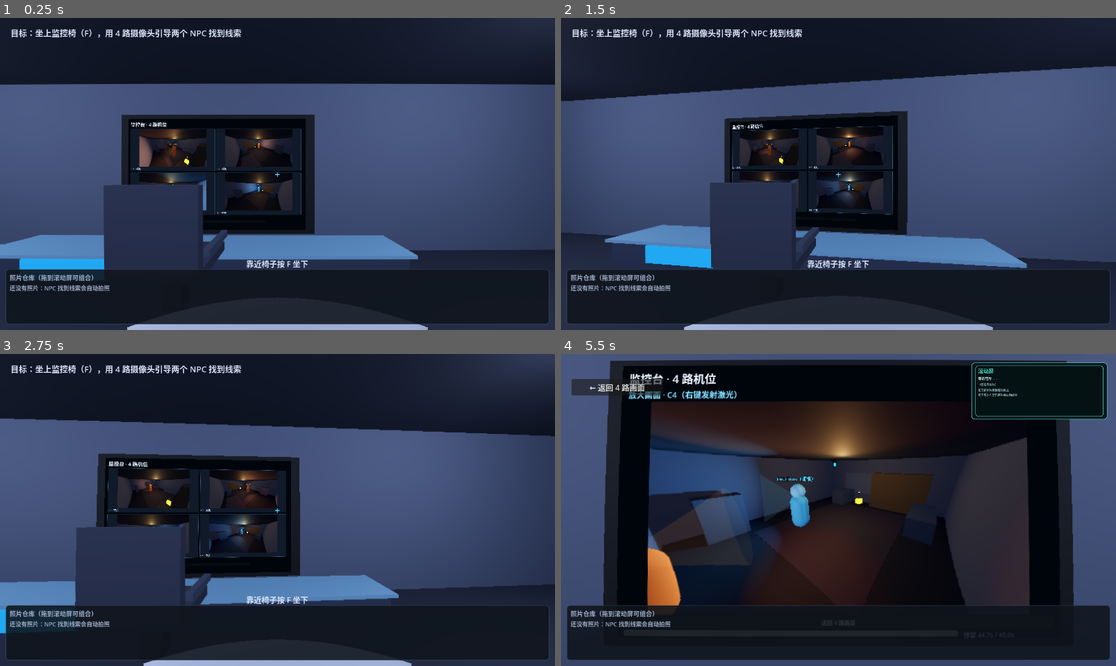
Above: before the commit, frames 1-4 (two rows, left to right).
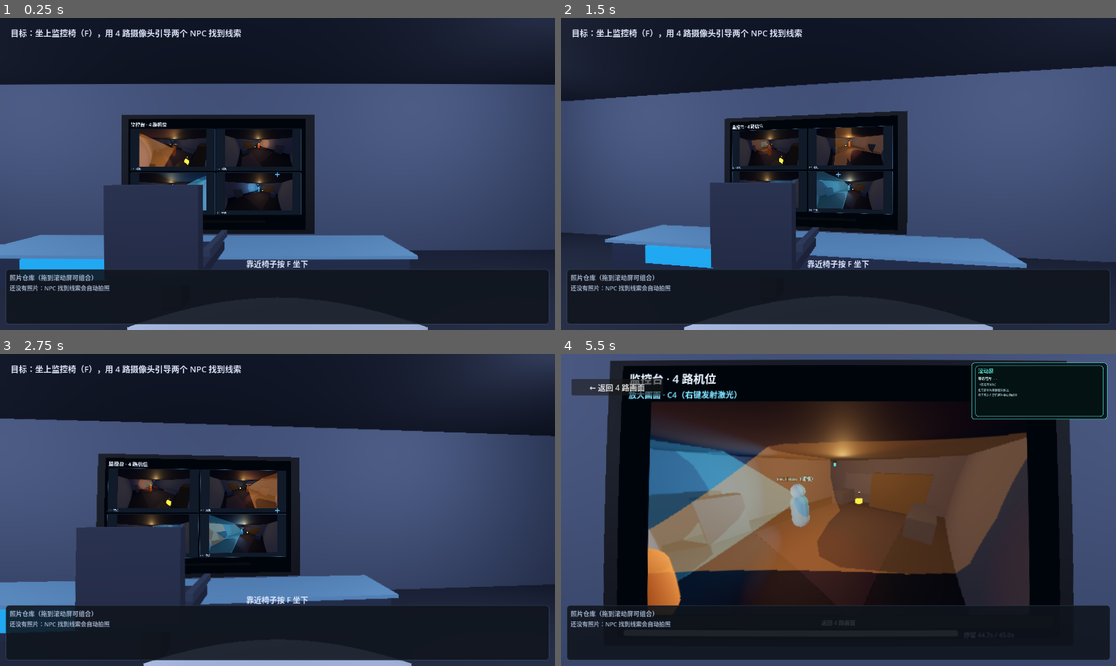
Above: after the commit, the same moments.

Repository: RequieMa/dual-faced-world
Game: Godot game, scene res://scenes/main.tscn
Two runs of this game, one before a commit and one after it. Both use one fixed random seed, a clock stepped at 60 frames per second and the inputs below.
Inputs (mouse positions are in pixels of both pictures, inside the frame that each line leads up to):
- Up to frame 1 (0.25 s): no input
- Up to frame 2 (1.5 s): tap Enter at 0.5 s; move the mouse to (866, 174) at 0.52 s; hold Up from 0.53 s (still down); tap 1 at 0.6 s; click (866, 174) at 0.67 s; tap Space at 0.77 s; move the mouse to (810, 174) at 1.27 s; tap 2 at 1.35 s
- Up to frame 3 (2.75 s): keep holding Up; tap Space at 1.52 s; move the mouse to (288, 503) at 2.02 s; tap 3 at 2.1 s
- Up to frame 4 (5.5 s): move the mouse to (832, 516) at 2.77 s; tap 4 at 2.85 s; click (832, 516) at 2.92 s; tap Space at 3.02, 3.5, 3.77, 4.52 s; move the mouse to (877, 513) at 3.52 s; tap 0 at 3.6 s; move the mouse to (794, 506) at 4.27 s; tap F at 4.35 s; move the mouse to (866, 510) at 5.02 s; release Up at 5.03 s; hold Down from 5.03 s (still down); tap G at 5.1 s; click (866, 510) at 5.17 s

The runs differ from the first frame. In frame 1, 0.6% of the frame differs, in the area x 25-49%, y 36-62%; in frame 2, 1.3%; in frame 3, 1.1%; in frame 4, 26%, in the area x 15-84%, y 25-73%.

Commit message:
fix: 激光射线、视锥显示与 NPC 响应判定

Diff:
--- a/scripts/room_demo/npc_actor.gd
+++ b/scripts/room_demo/npc_actor.gd
@@ -140,16 +140,74 @@
 
 ## 收到玩家激光/截图信号。超出范围或仍在“忽略期”返回 false。
 func receive_signal(point: Vector3, now: float = -1.0) -> bool:
+	if global_position.distance_to(point) > signal_range:
+		return false
+	return _accept_signal(point, now)
+
+
+## 激光射线与视锥相交才响应；不能只按落点距离判断。
+func receive_laser(ray_origin: Vector3, ray_end: Vector3, now: float = -1.0) -> bool:
+	if not _ray_intersects_vision_cone(ray_origin, ray_end):
+		return false
+	return _accept_signal(ray_end, now)
+
+
+func _accept_signal(point: Vector3, now: float) -> bool:
 	var at := _now if now < 0.0 else now
 	if at < _ignore_until:
-		return false
-	if global_position.distance_to(point) > signal_range:
 		return false
 	_target = Vector3(point.x, global_position.y, point.z)
 	_signal_active = true
 	_seeking_clue_id = ""
 	_set_state(STATE_SEEK)
 	return true
+
+
+## 有限线段与有限视锥（顶点在眼睛、轴为视向、半角 vision_half_angle）求交。
+func _ray_intersects_vision_cone(ray_origin: Vector3, ray_end: Vector3) -> bool:
+	var apex := _vision_origin()
+	var axis := _vision_forward()
+	if axis.length_squared() < 0.0001:
+		return false
+	var height := _vision_length
+	if height <= 0.01:
+		height = vision_range
+	var k := tan(deg_to_rad(vision_half_angle))
+
+	var v := ray_origin - apex
+	var w := ray_end - ray_origin
+	var dv := w.dot(axis)
+	var c := v.dot(axis)
+	var v_perp := v - axis * c
+	var w_perp := w - axis * dv
+	var a := w_perp.length_squared() - k * k * dv * dv
+	var b := 2.0 * (v_perp.dot(w_perp) - k * k * c * dv)
+	var d := v_perp.length_squared() - k * k * c * c
+
+	if _point_in_vision_cone(ray_origin, apex, axis, height, k) 			or _point_in_vision_cone(ray_end, apex, axis, height, k):
+		return true
+	if absf(a) < 0.00001:
+		if absf(b) < 0.00001:
+			return false
+		var t := -d / b
+		return t >= 0.0 and t <= 1.0 and _point_in_vision_cone(ray_origin + w * t, apex, axis, height, k)
+	var disc := b * b - 4.0 * a * d
+	if disc < 0.0:
+		return false
+	var root := sqrt(disc)
+	for t in [(-b - root) / (2.0 * a), (-b + root) / (2.0 * a)]:
+		if t >= 0.0 and t <= 1.0 and _point_in_vision_cone(ray_origin + w * t, apex, axis, height, k):
+			return true
+	return false
+
+
+func _point_in_vision_cone(point: Vector3, apex: Vector3, axis: Vector3,
+		height: float, k: float) -> bool:
+	var offset := point - apex
+	var axial := offset.dot(axis)
+	if axial < 0.0 or axial > height:
+		return false
+	return (offset - axis * axial).length() <= k * axial
 
 
 ## 目标点是否在视锥内，且到目标点的射线不被墙/家具挡住。
@@ -472,7 +530,7 @@
 	_cone_visual.cast_shadow = GeometryInstance3D.SHADOW_CASTING_SETTING_OFF
 	var cone_material := StandardMaterial3D.new()
 	cone_material.transparency = BaseMaterial3D.TRANSPARENCY_ALPHA
-	cone_material.albedo_color = Color(body_color.r, body_color.g, body_color.b, 0.05)
+	cone_material.albedo_color = Color(body_color.r, body_color.g, body_color.b, 0.2)
 	cone_material.shading_mode = BaseMaterial3D.SHADING_MODE_UNSHADED
 	cone_material.cull_mode = BaseMaterial3D.CULL_DISABLED
 	_cone_visual.material_override = cone_material
@@ -492,7 +550,8 @@
 		cone_mesh.bottom_radius = tan(deg_to_rad(vision_half_angle))
 		cone_mesh.top_radius = 0.02
 	if _cone_visual != null:
-		var visual_length := minf(_vision_length, 1.2)
+		# 一直画到第一个遮挡物；没有遮挡就画满视距。
+		var visual_length := maxf(_vision_length, 0.12)
 		_cone_visual.scale = Vector3(visual_length, visual_length, visual_length)
 		_cone_visual.position = Vector3(0, 0, -visual_length * 0.5)
 
--- a/scripts/room_demo/room_demo.gd
+++ b/scripts/room_demo/room_demo.gd
@@ -244,8 +244,9 @@
 	var camera: Camera3D = feed["camera"]
 	var viewport: SubViewport = feed["viewport"]
 	var screen_point := normalized * Vector2(viewport.size)
-	var origin := camera.project_ray_origin(screen_point)
-	var direction := camera.project_ray_normal(screen_point)
+	# screen point -> world：从当前机位相机位置出发，沿该屏幕点的投影方向。
+	var origin: Vector3 = camera.global_position
+	var direction: Vector3 = camera.project_ray_normal(screen_point).normalized()
 	var point := origin + direction * 14.0
 	var query := PhysicsRayQueryParameters3D.create(origin, origin + direction * 40.0)
 	query.collision_mask = 0xFFFFFFFF
@@ -255,9 +256,10 @@
 	_spawn_beam(origin, point)
 	var accepted: Array[String] = []
 	for npc in npcs:
-		if is_instance_valid(npc) and npc.receive_signal(point):
+		if is_instance_valid(npc) and npc.receive_laser(origin, point):
 			accepted.append(npc.npc_id)
-	last_laser = {"point": point, "accepted": accepted, "feed": feed_id}
+	last_laser = {"origin": origin, "direction": direction, "point": point,
+		"accepted": accepted, "feed": feed_id}
 	var message := "激光没有引起注意（超出范围或莽撞 NPC 暂时不信了）"
 	if not accepted.is_empty():
 		message = "激光信号：%s 响应" % "、".join(accepted)
@@ -280,9 +282,9 @@
 	material.emission = Color(1.0, 0.15, 0.1)
 	material.emission_energy_multiplier = 4.0
 	beam.material_override = material
+	add_child(beam)
 	beam.position = (from + to) * 0.5
 	beam.look_at(to, Vector3.UP)
-	add_child(beam)
 	get_tree().create_timer(1.6).timeout.connect(beam.queue_free)
 
 
--- a/tests/test_room_demo.gd
+++ b/tests/test_room_demo.gd
@@ -107,6 +107,17 @@
 		reckless.tick(2.0, [])
 	_check("莽撞 NPC 跑空多次后进入忽略状态", reckless.is_ignoring_signals(), str(reckless.get_state()))
 	_check("忽略状态下拒绝信号", not reckless.receive_signal(Vector3(0.5, 0, 0)))
+
+	var laser_npc = load(NPC_SCRIPT).new()
+	root.add_child(laser_npc)
+	laser_npc.configure("npc_laser", "cautious", Vector3(0, 0, 0), [Vector3(0, 0, 0)])
+	_check("射线穿过视锥才响应",
+		laser_npc.receive_laser(Vector3(0, 1.45, 3), Vector3(0, 1.45, -3), 0.0))
+	_check("偏移射线不响应",
+		not laser_npc.receive_laser(Vector3(3, 1.45, 3), Vector3(3, 1.45, -3), 0.0))
+	_check("没到达视锥的短射线不响应",
+		not laser_npc.receive_laser(Vector3(0, 1.45, 3), Vector3(0, 1.45, 1), 0.0))
+	laser_npc.queue_free()
 
 	var cautious = load(NPC_SCRIPT).new()
 	root.add_child(cautious)
@@ -180,6 +191,15 @@
 
 	_check("可以选中 C1", demo.select_feed("C1"))
 	_check("C1 成为当前机位", String(demo.camera_session.get_state().get("current", "")) == "C1")
+	var laser_result: Dictionary = demo.fire_laser("C1", Vector2(0.5, 0.5))
+	var c1_feed: Dictionary = demo._feed_by_id("C1")
+	var c1_camera: Camera3D = c1_feed["camera"]
+	var c1_viewport: SubViewport = c1_feed["viewport"]
+	_check("激光从当前机位相机出发",
+		(laser_result.get("origin", Vector3.INF) as Vector3).is_equal_approx(c1_camera.global_position))
+	var expected_dir: Vector3 = c1_camera.project_ray_normal(Vector2(0.5, 0.5) * Vector2(c1_viewport.size)).normalized()
+	_check("激光方向来自屏幕点投影",
+		(laser_result.get("direction", Vector3.ZERO) as Vector3).dot(expected_dir) > 0.999)
 	demo.tick(999.0)
 	_check("停留超时后机位烧毁", demo.camera_session.is_burned("C1"))
 	_check("烧毁画面显示雪花", demo.monitor_ui.is_burned_visual("C1"))
--- a/tests/test_room_npc_behavior.gd
+++ b/tests/test_room_npc_behavior.gd
@@ -7,7 +7,7 @@
 
 const MAIN_SCENE := "res://scenes/main.tscn"
 const NPC_SCRIPT := "res://scripts/room_demo/npc_actor.gd"
-const EXPECTED_CHECKS := 38
+const EXPECTED_CHECKS := 40
 
 var _failures: Array[String] = []
 var _checks: int = 0
@@ -88,6 +88,13 @@
 	var cone_material := cone.material_override as StandardMaterial3D if cone != null else null
 	_check("可见锥体双面渲染",
 		cone_material != null and cone_material.cull_mode == BaseMaterial3D.CULL_DISABLED)
+	_check("可见锥体透明度 20%",
+		cone_material != null and is_equal_approx(cone_material.albedo_color.a, 0.2),
+		"" if cone_material == null else str(cone_material.albedo_color.a))
+	var vision_length := float(npc.get_state().get("vision_length", 0.0))
+	_check("锥体一直画到遮挡距离",
+		cone != null and absf(cone.scale.x - vision_length) < 0.05,
+		"" if cone == null else "cone=%.2f vision=%.2f" % [cone.scale.x, vision_length])
 	_check("NPC 初始在停顿", String(npc.state) == "pause", str(npc.state))
 
 	# 4) NPC 有起步加速和走路起伏。
